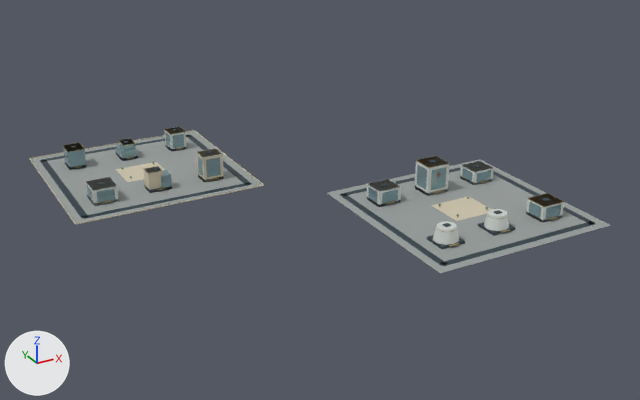
A saved change to the glTF model web/public/assets/3d/ampliworld/GC-CITY-2030/GC-TILE-17-09.glb.
Both versions are drawn from a 50 mm lens placed at (6340.0, 4709.0, 614.0), pointed at (7030.0, 5963.0, -13.0). Lighting does not change. The marker at lower left points along +X, +Y and +Z. The older version comes first. Where no turn or scale is listed for an object, it has been applied to the vertices. Vertices at exactly the same position are counted once.

Objects in the first picture: 'GC-TILE-17-09-dark', 'GC-TILE-17-09-glass', 'GC-TILE-17-09-gold', 'GC-TILE-17-09-ivory', 'GC-TILE-17-09-paving', 'GC-TILE-17-09-white'.
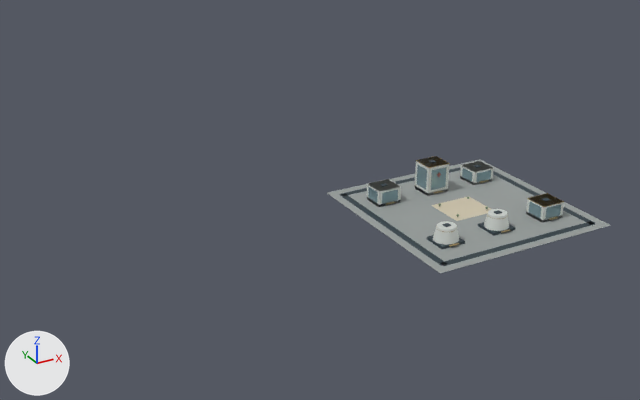
What differs and where, as boxes [x1, y1, x2, y2] in the pictures (640 x 400 px):
'GC-TILE-17-09-paving', reshaped (51% narrower, 20% shorter): before [31, 131, 610, 273]; after [327, 160, 610, 273]
'GC-TILE-17-09-dark', reshaped (54% narrower, 22% shorter): before [40, 129, 595, 266]; after [340, 160, 595, 266]
'GC-TILE-17-09-white', reshaped (59% narrower, 24% shorter): before [85, 127, 564, 245]; after [367, 156, 564, 245]
'GC-TILE-17-09-glass', reshaped (61% narrower, 38% shorter): before [63, 132, 561, 219]; after [368, 165, 561, 219]
'GC-TILE-17-09-ivory', reshaped (87% narrower, 73% shorter): before [29, 130, 491, 225]; after [431, 196, 491, 221]
'GC-TILE-17-09-gold', reshaped (65% narrower, 24% shorter): before [62, 127, 563, 246]; after [386, 156, 563, 246]
part 1 of me_mesh_0, deleted: before [31, 131, 262, 223]
part 2 of me_mesh_1, deleted: before [40, 129, 252, 219]
part 3 of me_mesh_2, deleted: before [29, 130, 264, 225]
part 4 of me_mesh_7, deleted: before [165, 127, 186, 151]
part 5 of me_mesh_7, deleted: before [198, 148, 221, 158]
part 6 of me_mesh_7, deleted: before [86, 177, 119, 206]
part 7 of me_mesh_7, deleted: before [85, 177, 117, 191]
part 8 of me_mesh_6, deleted: before [63, 132, 221, 203]
part 9 of me_mesh_5, deleted: before [62, 127, 219, 204]

Edits to the bpy script that builds the scene:
```text
Change me_mesh_0:
    used by ob_gc_tile_17_09_paving; location = (0.0, 0.0, 0.0)
    remove me_mesh_0.from_pydata(...)  # 16 vertices, 24 faces; spans x 6621.0..7379.0, y 5621.0..6379.0, z 0.0
    add me_mesh_0.from_pydata(...)  # 8 vertices, 12 faces; spans x 7041.0..7379.0, y 5621.0..5959.0, z 0.0
    me_mesh_0 part 1: the loose piece of 8 vertices spanning x 6621.0..6959.0, y 6041.0..6379.0, z 0.0 is deleted
Change me_mesh_1:
    used by ob_gc_tile_17_09_dark; location = (0.0, 0.0, 0.0)
    remove me_mesh_1.from_pydata(...)  # 256 vertices, 384 faces; spans x 6636.0..7364.0, y 5636.0..6364.0, z 0.0..54.0
    add me_mesh_1.from_pydata(...)  # 128 vertices, 192 faces; spans x 7056.0..7364.0, y 5636.0..5944.0, z 0.0..54.0
    me_mesh_1 part 2: 16 loose pieces with 128 vertices, spanning x 6636.0..6944.0, y 6056.0..6364.0, z 0.0..50.0, are deleted
Change me_mesh_2:
    used by ob_gc_tile_17_09_ivory; location = (0.0, 0.0, 0.0)
    remove me_mesh_2.from_pydata(...)  # 72 vertices, 108 faces; spans x 6620.0..7250.0, y 5754.0..6380.0, z 0.0..49.0
    add me_mesh_2.from_pydata(...)  # 8 vertices, 12 faces; spans x 7170.0..7250.0, y 5754.0..5826.0, z 0.0
    me_mesh_2 part 3: 8 loose pieces with 64 vertices, spanning x 6620.0..6960.0, y 6040.0..6380.0, z 0.0..49.0, are deleted
Change me_mesh_5:
    used by ob_gc_tile_17_09_gold; location = (0.0, 0.0, 0.0)
    remove me_mesh_5.from_pydata(...)  # 284 vertices, 468 faces; spans x 6674.0..7332.0, y 5678.0..6322.0, z 0.0..53.0
    add me_mesh_5.from_pydata(...)  # 196 vertices, 336 faces; spans x 7091.0..7332.0, y 5678.0..5902.0, z 4.0..53.0
    me_mesh_5 part 9: 11 loose pieces with 88 vertices, spanning x 6674.0..6906.0, y 6040.0..6322.0, z 0.0..37.0, are deleted
Change me_mesh_6:
    used by ob_gc_tile_17_09_glass; location = (0.0, 0.0, 0.0)
    remove me_mesh_6.from_pydata(...)  # 288 vertices, 432 faces; spans x 6669.0..7332.0, y 5682.0..6322.0, z 0.0..47.0
    add me_mesh_6.from_pydata(...)  # 128 vertices, 192 faces; spans x 7088.0..7332.0, y 5682.0..5902.0, z 5.0..47.0
    me_mesh_6 part 8: 20 loose pieces with 160 vertices, spanning x 6669.0..6909.0, y 6098.0..6322.0, z 0.0..43.0, are deleted
Change me_mesh_7:
    used by ob_gc_tile_17_09_white; location = (0.0, 0.0, 0.0)
    remove me_mesh_7.from_pydata(...)  # 132 vertices, 212 faces; spans x 6668.0..7332.0, y 5682.0..6319.0, z 0.0..53.0
    add me_mesh_7.from_pydata(...)  # 92 vertices, 152 faces; spans x 7088.0..7332.0, y 5682.0..5902.0, z 0.0..53.0
    me_mesh_7 part 4: the loose piece of 8 vertices spanning x 6874.0..6906.0, y 6285.0..6319.0, z 0.0..36.0 is deleted
    me_mesh_7 part 5: the loose piece of 8 vertices spanning x 6871.0..6909.0, y 6106.0..6138.0, z 48.0..49.0 is deleted
    me_mesh_7 part 6: the loose piece of 8 vertices spanning x 6669.0..6711.0, y 6098.0..6146.0, z 0.0..28.0 is deleted
    me_mesh_7 part 7: the loose piece of 8 vertices spanning x 6668.0..6712.0, y 6098.0..6146.0, z 28.0 is deleted
    other edits to the shape of me_mesh_7 do not show in these pictures
```
